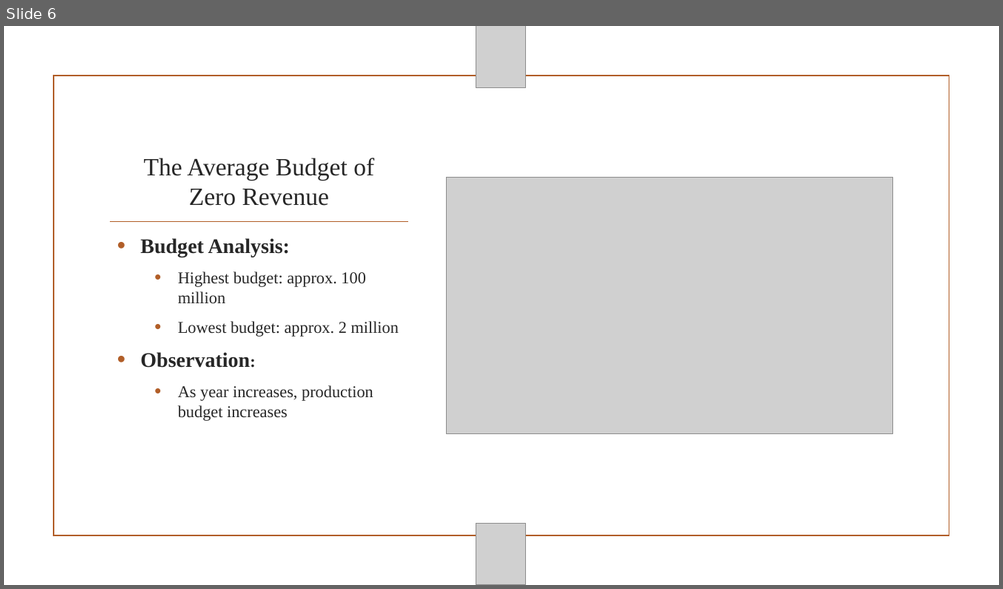
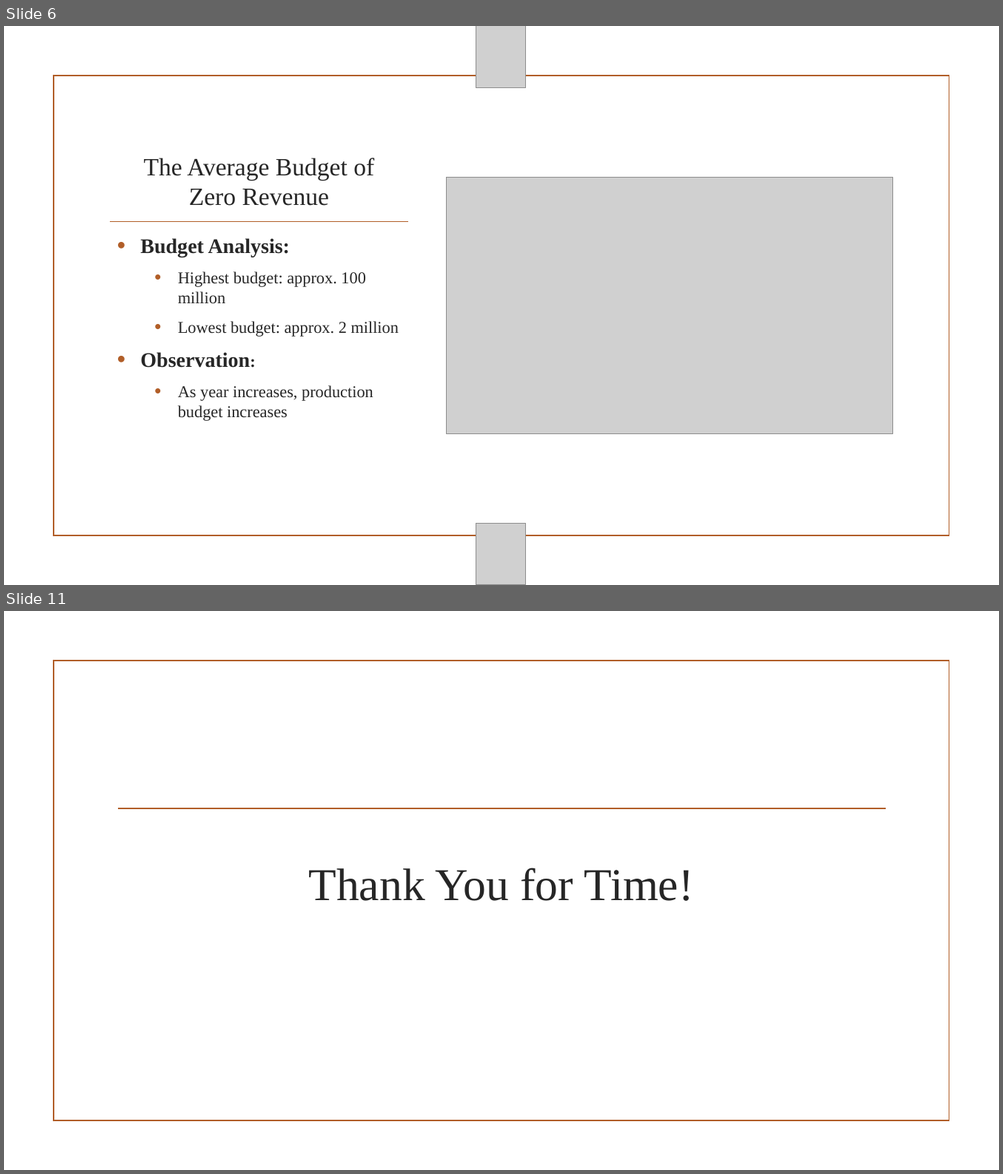
Before and after one commit to Nyla-max/dsc-mod-1-project-v2-1-onl01-dtsc-pt-012120, a slide deck: Module1_Project.pptx. Shown one above the other, each under a label of ours: slide 6 before the commit, slides 6 and 11 after it; the slides between them are not shown. The pictures are 1003x589 and 1003x1174 pixels, drawn with LibreOffice and Linux fonts; fonts in the diff are those of the drawing; grey boxes stand for pictures; background and template pictures are left out. Boxes give left, top, right and bottom in pixels: in the first picture for what was removed or moved away, otherwise in the second. Text is boxed around its words. In the diff, an @@ line names an element or a change of style, - is before the commit and + after.

```diff
--- a/Module1_Project.pptx
+++ b/Module1_Project.pptx
@@ slide 11 added at <box>4,611,999,1170</box>, background picture (left out) @@
@@ rectangle added at <box>54,661,948,1122</box>, outline #B15E28 1.25 pt @@
@@ line added from (118, 809) to (885, 809), #B15E28 1.25 pt @@
@@ title added at <box>309,868,694,901</box>, 44 pt, text #262626 @@
+Thank You for Time!
```
Also in this commit, not shown: 1 slide changed, 3 other slides added.
